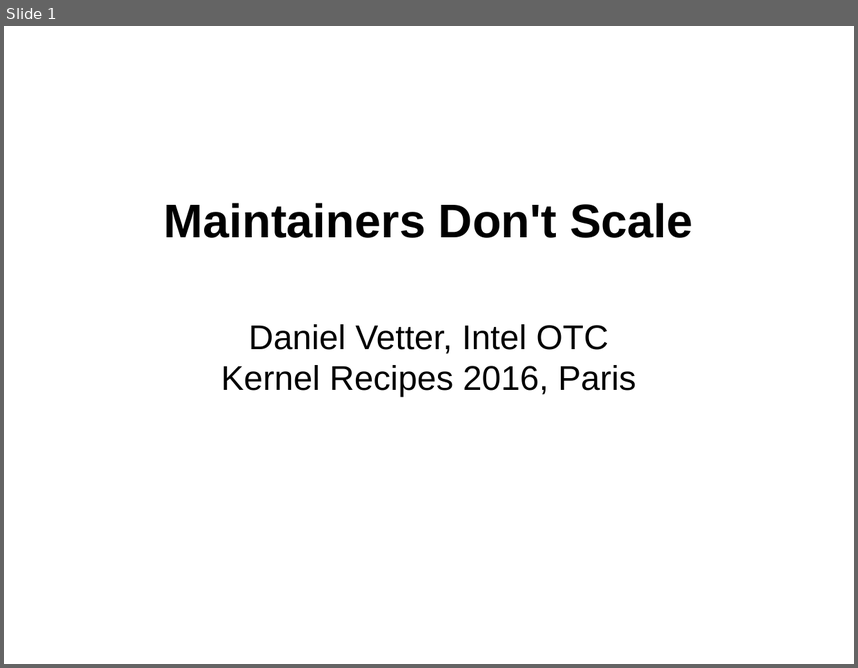
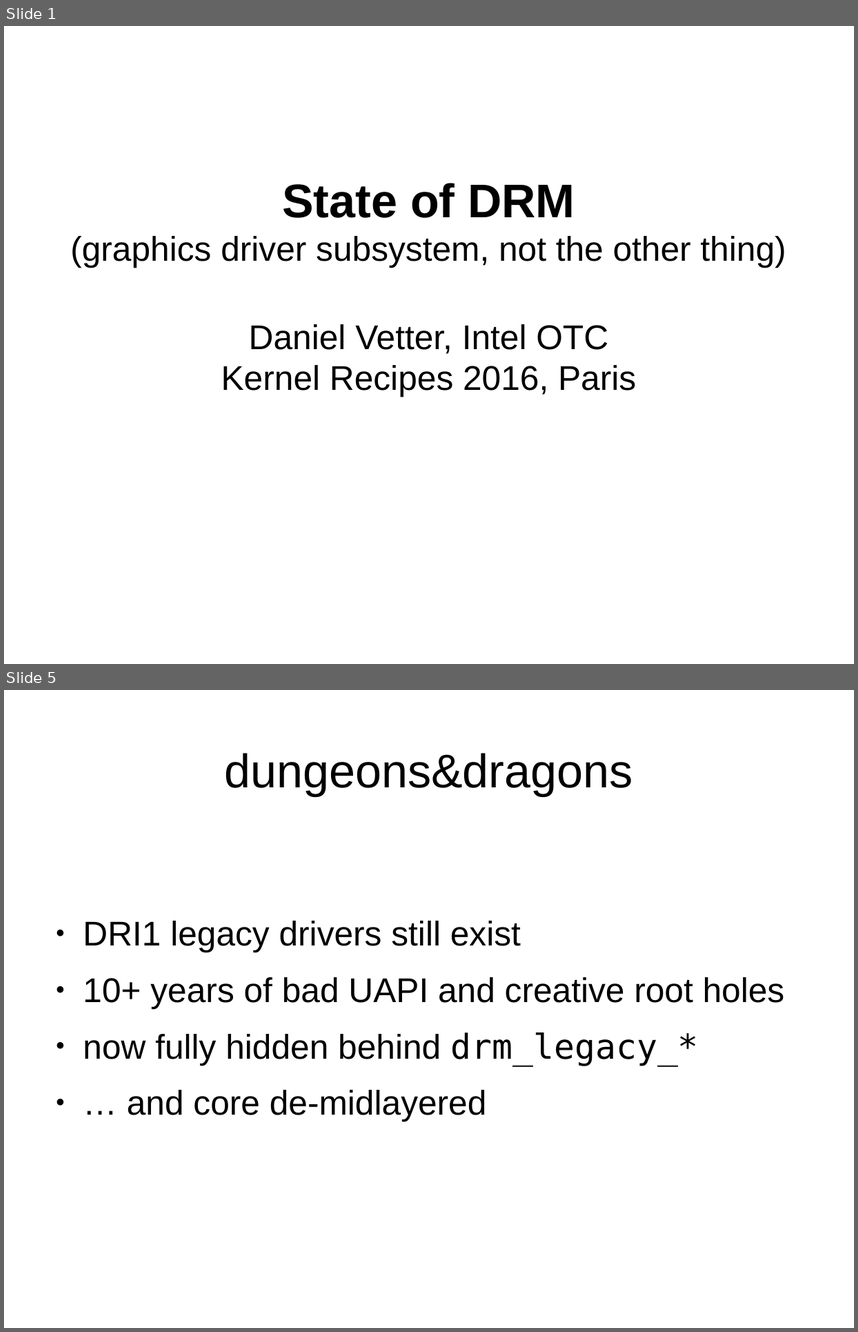
Before and after one commit to danvet/danvet.github.io, a slide deck: slides/kernel-recipes-2016-state-of-drm.odp. Shown one above the other, each under a label of ours: slide 1 before the commit, slides 1 and 5 after it; the slides between them are not shown. The pictures are 858x668 and 858x1332 pixels, drawn with LibreOffice and Linux fonts; fonts in the diff are those of the drawing. Boxes give left, top, right and bottom in pixels: in the first picture for what was removed or moved away, otherwise in the second. Text is boxed around its words. In the diff, an @@ line names an element or a change of style, - is before the commit and + after.

```diff
--- a/slides/kernel-recipes-2016-state-of-drm.odp
+++ b/slides/kernel-recipes-2016-state-of-drm.odp
@@ slide 5 added at bbox=[4, 690, 854, 1328], background #FFFFFF @@
@@ title added at bbox=[224, 753, 633, 796], 44 pt, text #000000 @@
+dungeons&dragons
@@ text added at bbox=[83, 920, 785, 1121], 32 pt, text #000000 @@
+● DRI1 legacy drivers still exist
+● 10+ years of bad UAPI and creative root holes
+● now fully hidden behind drm_legacy_*
+● … and core de-midlayered
@@ slide 1 changed as well @@
@@ title at bbox=[70, 183, 786, 267]: text changed; size 44 to 32 pt; bold off @@
-Maintainers Don't Scale
+State of DRM
+(graphics driver subsystem, not the other thing)
```
Also in this commit, not shown: 1 other slide changed, 18 other slides added, 10 slides removed, 1 other file.
